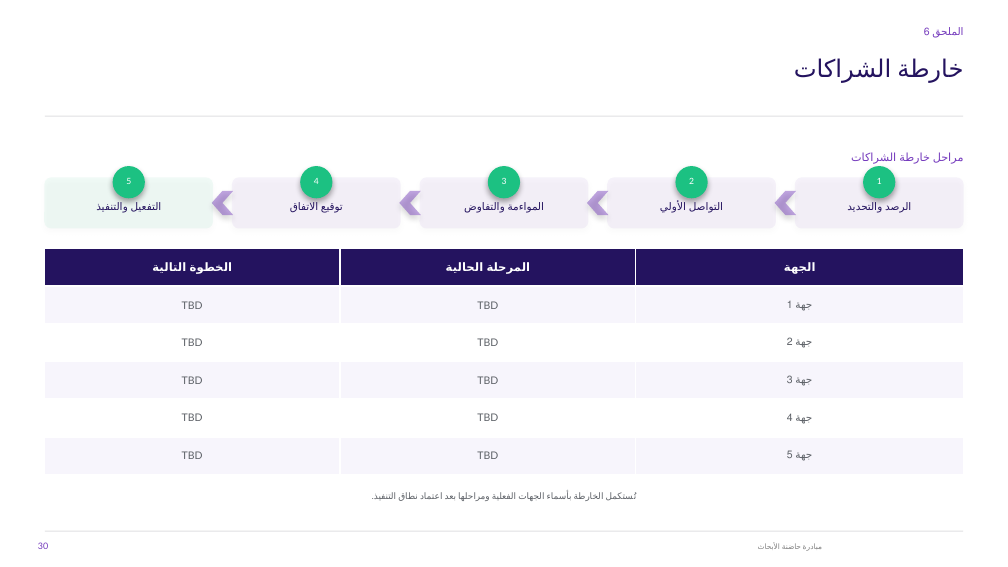
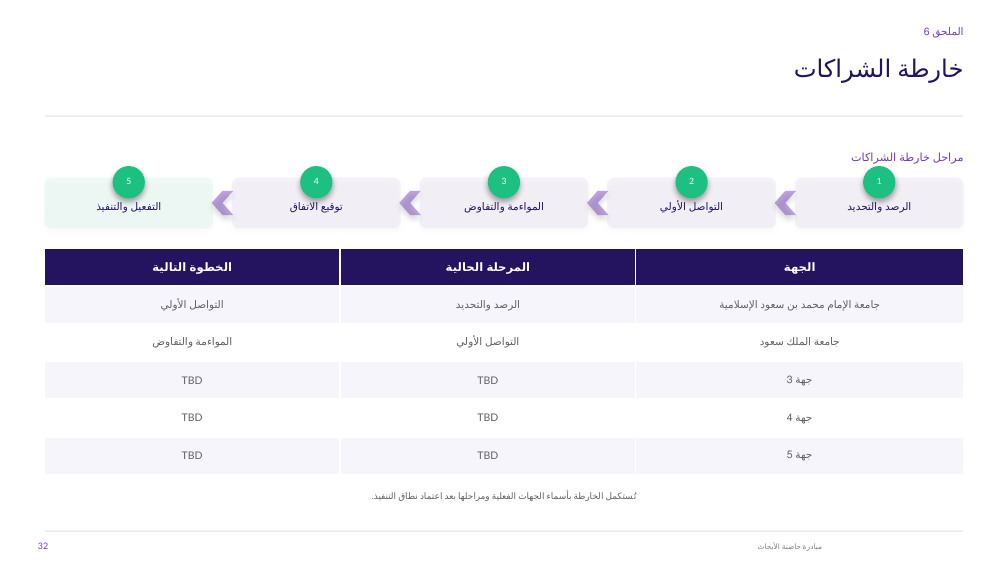
Before and after one commit to moalomary-ux/DGA, a slide deck: slide 32 of docs/presentations/research-incubator-initiative.pptx (slide 30 before the commit). Drawn at 1008x567 pixels with LibreOffice and Linux fonts; fonts in the diff are those of the drawing; background and template pictures are left out. Boxes give left, top, right and bottom in pixels: in the first picture for what was removed or moved away, otherwise in the second. Text is boxed around its words. In the diff, an @@ line names an element or a change of style, - is before the commit and + after.

```diff
--- a/docs/presentations/research-incubator-initiative.pptx
+++ b/docs/presentations/research-incubator-initiative.pptx
@@ table at (44, 249, 964, 474) @@
-row 2: TBD | TBD | جهة 1
+row 2: التواصل الأولي | الرصد والتحديد | جامعة الإمام محمد بن سعود الإسلامية
-row 3: TBD | TBD | جهة 2
+row 3: المواءمة والتفاوض | التواصل الأولي | جامعة الملك سعود
@@ page number at (38, 542, 48, 549): text changed @@
-30
+32
```
Also in this commit, not shown: 6 other slides changed, 2 slides added.
